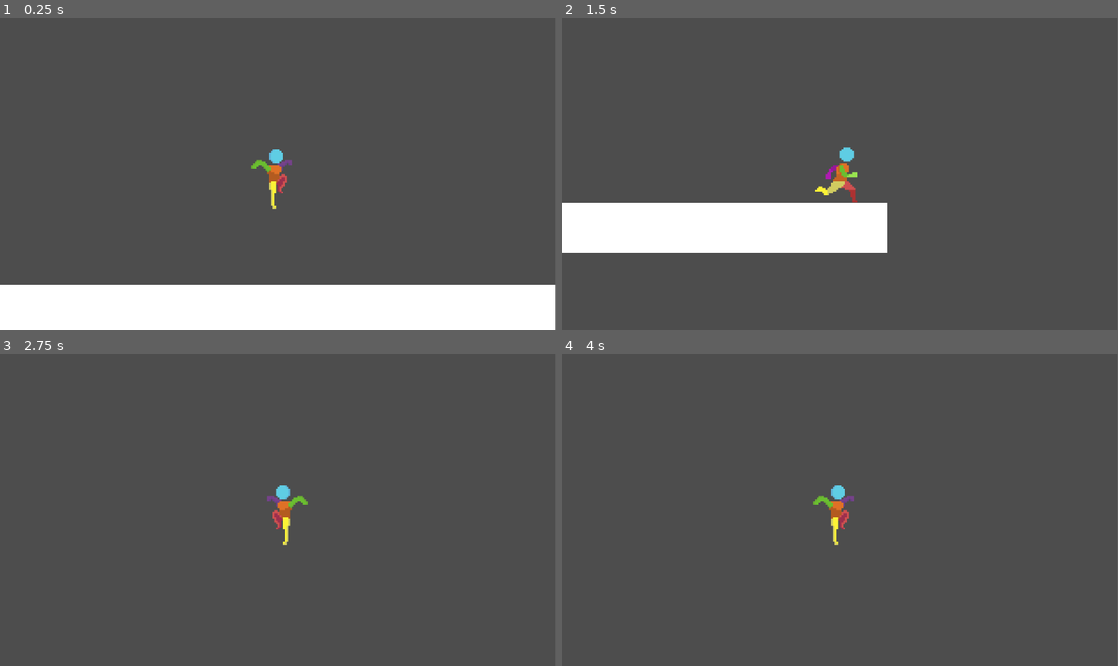
Above: before the commit, frames 1-4 (two rows, left to right).
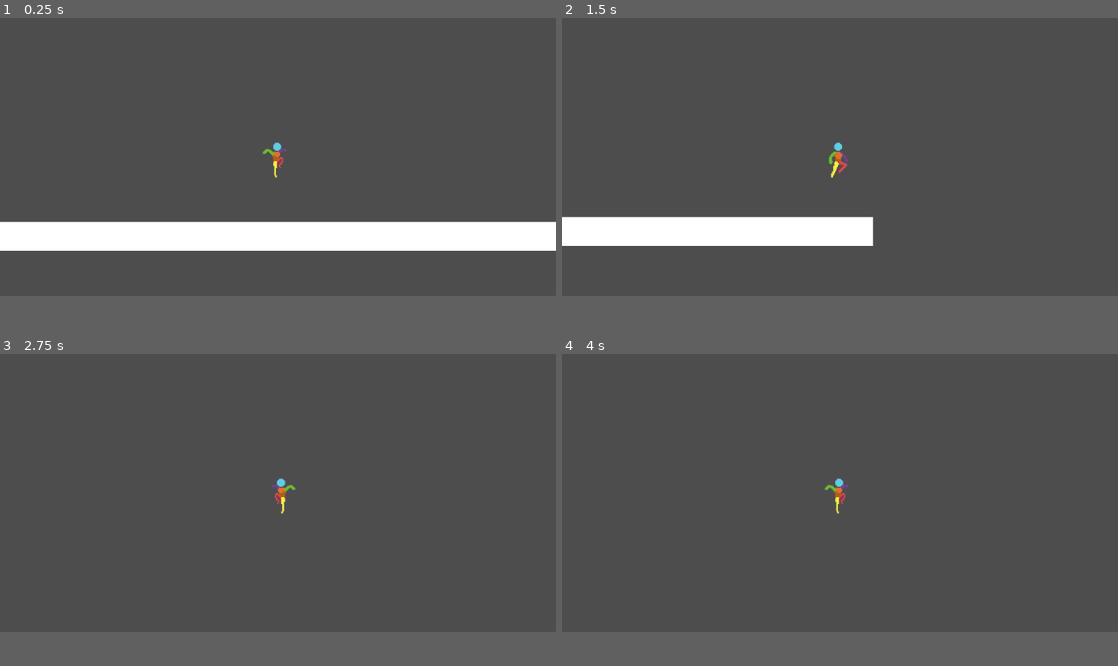
Above: after the commit, the same moments.

Repository: DseaKu/sky-miner
Game: Godot game, scene res://levels/world.tscn
Two runs of this game, one before a commit and one after it. Both use one fixed random seed, a clock stepped at 60 frames per second and the inputs below.
Inputs:
- Up to frame 1 (0.25 s): no input
- Up to frame 2 (1.5 s): tap Enter (ui_accept) at 0.5, 0.6, 0.77, 1.07, 1.35 s; hold Right (right) from 0.53 s (still down)
- Up to frame 3 (2.75 s): tap Enter (ui_accept) at 1.52, 1.82, 2.1 s; release Right (right) at 2.03 s; hold A (left) from 2.03 s (still down)
- Up to frame 4 (4 s): release A (left) at 2.78 s; hold Right (right) from 2.78 s (still down); tap Enter (ui_accept) at 2.85, 3.02, 3.32, 3.5, 3.6, 3.77 s
In our replay, the window is 799x449 before the commit and 800x400 after it. These sizes can differ from the game's own. Grey fills any space a smaller window leaves; there, only what the larger window draws over its background counts as a difference.

The runs differ from the first frame. In frame 1, 13% of the frame differs, in the area x 0-100%, y 39-90%; in frame 2, 4.9%; in frame 3, 0.5%; in frame 4, 0.5%.

Commit message:
start adding tilemap

Diff:
--- a/entities/player/states/idle.gd
+++ b/entities/player/states/idle.gd
@@ -17,8 +17,9 @@
 
 	actor.velocity.x = move_toward(actor.velocity.x, 0, actor.SPEED)
 
-	actor.move_and_slide()
 
 	if not actor.is_on_floor() and actor.velocity.y > 50.0:
 		actor.state_machine.transition_to("fall")
 		return
+
+	actor.move_and_slide()
--- a/entities/player/states/land.gd
+++ b/entities/player/states/land.gd
@@ -13,7 +13,6 @@
 	handle_flipping(direction)
 	actor.velocity.x = direction * actor.SPEED
 
-	actor.move_and_slide()
 
 	land_timer -= delta
 	if land_timer <= 0:
@@ -23,3 +22,9 @@
 	if actor.velocity.x != 0:
 		actor.state_machine.transition_to("run")
 		return
+
+	if Input.is_action_just_pressed("ui_accept") and actor.is_on_floor():
+		actor.state_machine.transition_to("jump")
+		return
+
+	actor.move_and_slide()
--- a/project.godot
+++ b/project.godot
@@ -13,6 +13,11 @@
 config/name="Mine World"
 run/main_scene="uid://dh6gxsju8jjsk"
 config/features=PackedStringArray("4.5", "GL Compatibility")
+
+[display]
+
+window/size/viewport_width=2000
+window/size/viewport_height=1000
 
 [input]
 
